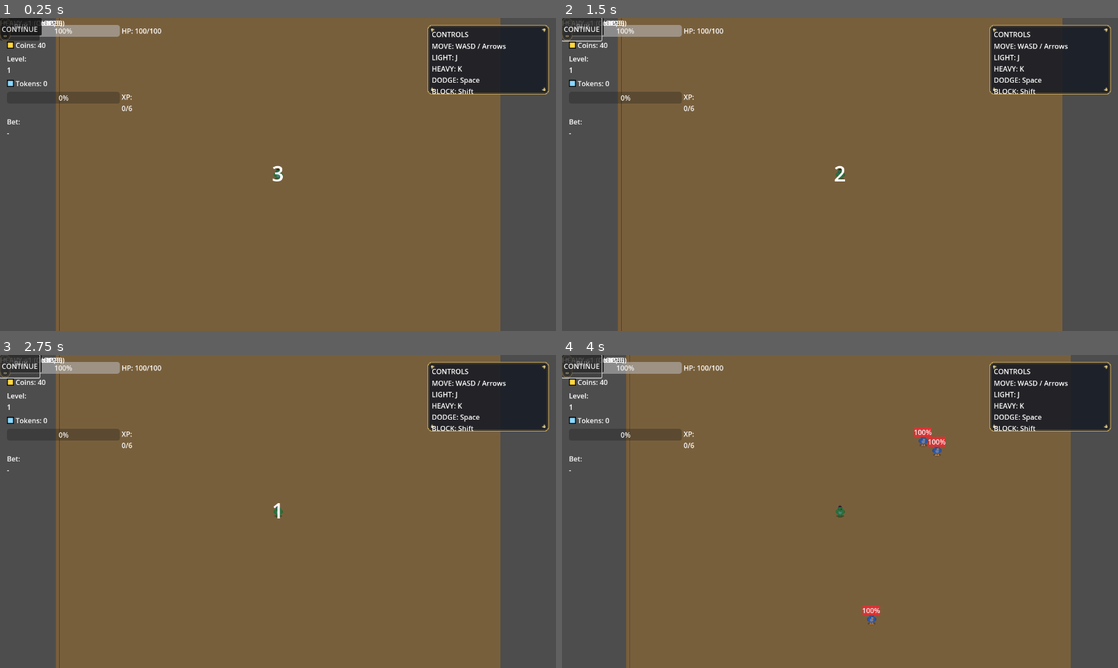
Above: before the commit, frames 1-4 (two rows, left to right).
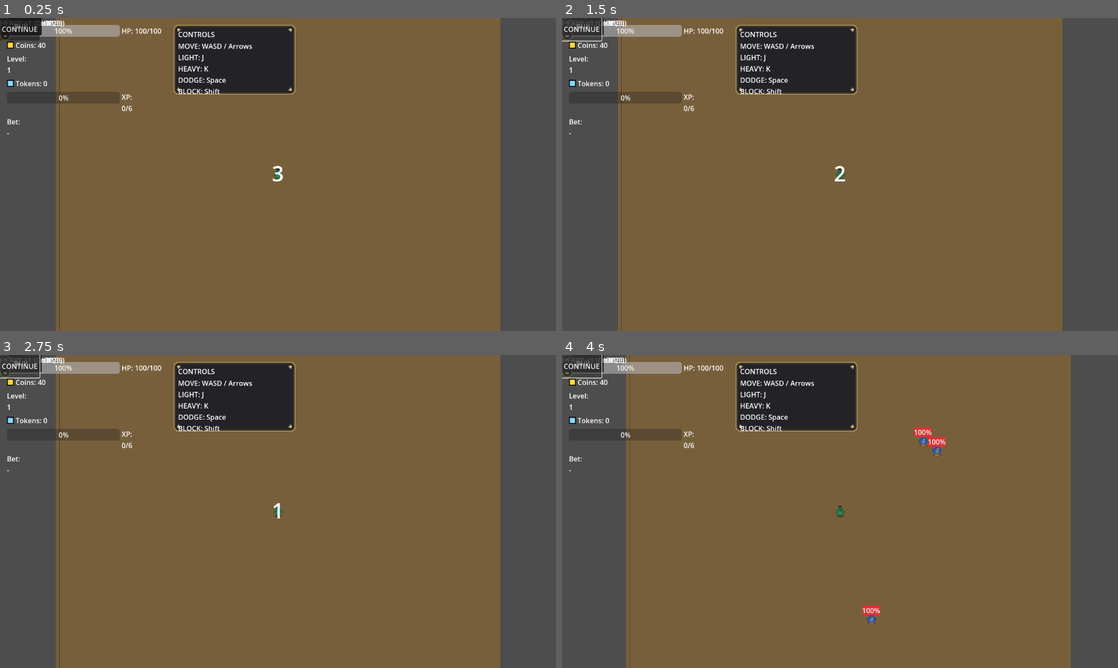
Above: after the commit, the same moments.

Repository: Faratas410/Gallicus-2.0
Game: Godot game, scene res://scenes/Main.tscn
Two runs of this game, one before a commit and one after it. Both use one fixed random seed, a clock stepped at 60 frames per second and the inputs below.
Inputs:
- Up to frame 1 (0.25 s): no input
- Up to frame 2 (1.5 s): click "CONTINUE" at 0.5 s; click "CONTINUE" at 1.25 s
- Up to frame 3 (2.75 s): click "BUY" at 2 s
- Up to frame 4 (4 s): click "BUY" at 2.75 s; click "BUY" at 3.5 s

The runs differ from the first frame. In frame 1, 9.7% of the frame differs, in the area x 31-99%, y 2-25%; in frame 2, 9.7%; in frame 3, 9.7%; in frame 4, 9.7%.

Commit message:
Adjust HUD layout anchors

Diff:
--- a/scenes/UI.tscn
+++ b/scenes/UI.tscn
@@ -49,11 +49,15 @@
 offset_bottom = -16.0
 
 [node name="TopRow" type="HBoxContainer" parent="HUD/SafeMargin"]
-anchor_left = 0.0
-anchor_top = 0.0
-anchor_right = 1.0
-anchor_bottom = 1.0
-size_flags_horizontal = 3
+anchor_left = 0.5
+anchor_top = 0.0
+anchor_right = 0.5
+anchor_bottom = 1.0
+offset_left = -560.0
+offset_top = 0.0
+offset_right = 560.0
+offset_bottom = 0.0
+size_flags_horizontal = 0
 size_flags_vertical = 0
 theme_override_constants/separation = 24
 
